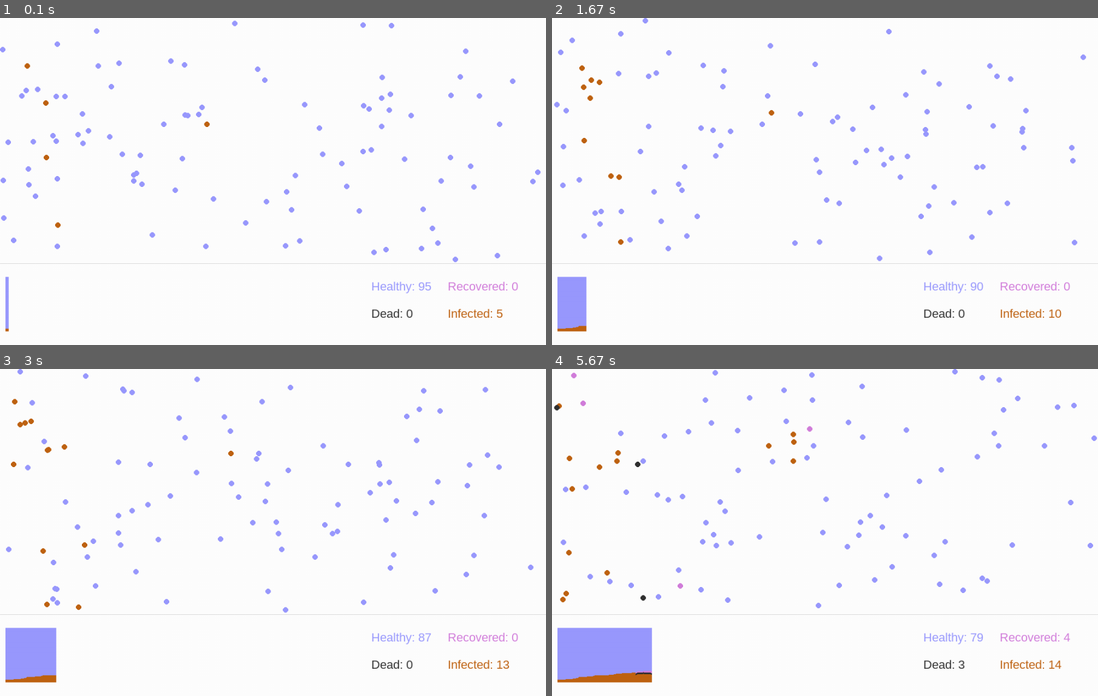
Above: before the commit, frames 1-4 (two rows, left to right).
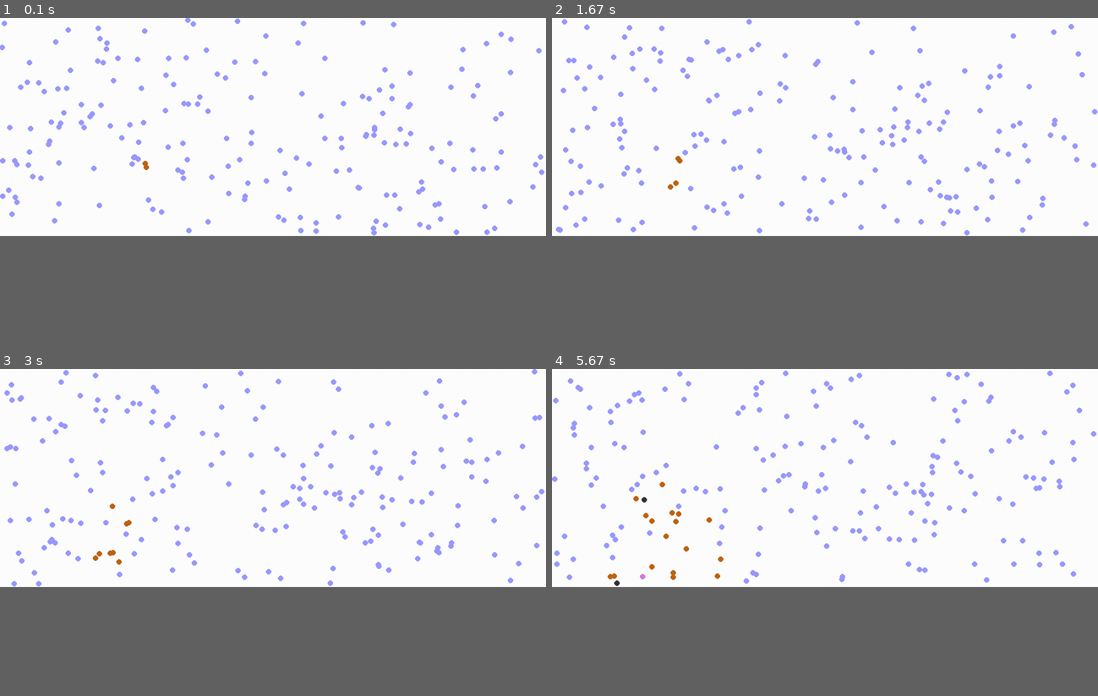
Above: after the commit, the same moments.

Repository: dansarno/pygame-pandemic-simulation
Game: pygame game, started from animation/animation.py
Same seed, same stepped clock (60 frames per second), same inputs: the game is played once before the commit and once after it.
Inputs:
- Up to frame 1 (0.1 s): no input
- Up to frame 2 (1.67 s): no input
- Up to frame 3 (3 s): no input
- Up to frame 4 (5.67 s): no input
In our replay, the window is 900x540 before the commit and 900x360 after it. These sizes can differ from the game's own. Grey fills any space a smaller window leaves; there, only what the larger window draws over its background counts as a difference.

The runs differ from the first frame. In frame 1, 4.9% of the frame differs, in the area x 0-100%, y 0-96%; in frame 2, 5.7%; in frame 3, 6.3%; in frame 4, 7.8%.

Commit message:
Added the ability to toggle on and off display elements

Diff:
--- a/animation/animation.py
+++ b/animation/animation.py
@@ -6,7 +6,7 @@
 import numpy as np
 
 
-def render_plot(people, origin, frame):
+def render_plot(people, frame, configurations):
     """
     Renders live scrolling plot on screen.
 
@@ -14,10 +14,10 @@
     ----------
     people : People object
         The population whose statistics are to be plotted.
-    origin : list
-        Pixel coordinates, i.e. [x, y], of the top left corner of the plot area.
     frame : int
         The moment in time - as a frame number - at which the plot should be displayed.
+    configurations : dict
+        Configuration dictionary from yaml file.
 
     Returns
     -------
@@ -27,18 +27,19 @@
     delta_y = 0
     counts = list(people.stats.values())
     rounded_counts = tools.round_to_total(counts, total=100)
-    for count, colours in zip(rounded_counts, list(configs['appearance']['people'].items())):
+    for count, colours in zip(rounded_counts, list(configurations['appearance']['people'].items())):
         if count == 0:
             continue
         pygame.draw.rect(screen,
                          colours[1],
-                         ((origin[0] + frame) // 2, origin[1] + delta_y,
+                         ((configurations['appearance']['origins']['plot'][0] + frame) // 2,
+                          configurations['appearance']['origins']['plot'][1] + delta_y,
                           1, count),
                          0)
         delta_y += count
 
 
-def render_population(people, origin):
+def render_population(people, configurations):
     """
     Renders live simulation to screen. Note: origin parameter is currently unused.
 
@@ -46,8 +47,8 @@
     ----------
     people : People object
         The population whose simulation is to be displayed.
-    origin : list
-        Pixel coordinates, i.e. [x, y], of the top left corner of the simulation area.
+    configurations : dict
+        Configuration dictionary from yaml file.
 
     Returns
     -------
@@ -57,30 +58,30 @@
     for i, person in enumerate(people.persons):
         if person.status == health.healthy:
             pygame.draw.circle(screen,
-                               configs['appearance']['people']['healthy_colour'],
+                               configurations['appearance']['people']['healthy_colour'],
                                tuple(person.pos.astype(int)),
-                               configs['people']['radius'])
+                               configurations['people']['radius'])
 
         if person.status == health.infected:
             pygame.draw.circle(screen,
-                               configs['appearance']['people']['infected_colour'],
+                               configurations['appearance']['people']['infected_colour'],
                                tuple(person.pos.astype(int)),
-                               configs['people']['radius'])
+                               configurations['people']['radius'])
 
         if person.status == health.recovered:
             pygame.draw.circle(screen,
-                               configs['appearance']['people']['recovered_colour'],
+                               configurations['appearance']['people']['recovered_colour'],
                                tuple(person.pos.astype(int)),
-                               configs['people']['radius'])
+                               configurations['people']['radius'])
 
         if person.days_dead < health.dead.frame_limit and person.status == health.dead:
             pygame.draw.circle(screen,
-                               configs['appearance']['people']['dead_colour'],
+                               configurations['appearance']['people']['dead_colour'],
                                tuple(person.pos.astype(int)),
-                               configs['people']['radius'])
+                               configurations['people']['radius'])
 
 
-def render_text(people, origin):
+def render_text(people, configurations):
     """
     Renders live text updates of the population statistics to screen.
 
@@ -88,8 +89,8 @@
     ----------
     people : People object
         The population whose statistics are to be displayed.
-    origin : list
-        Pixel coordinates, i.e. [x, y], of the top left corner of the text area.
+    configurations : dict
+        Configuration dictionary from yaml file.
 
     Returns
     -------
@@ -98,17 +99,20 @@
     """
     # Cover text area
     pygame.draw.rect(screen,
-                     configs['appearance']['background']['bg_colour'],
-                     (650, 460, configs['environment']['dimensions'][0] - 460,
-                      configs['environment']['dimensions'][1] - 400),
+                     configurations['appearance']['background']['bg_colour'],
+                     (650, configurations['environment']['dimensions'][1] + 5,
+                      configurations['environment']['dimensions'][0] - 650,
+                      150),
                      0)
     i = 0
     j = 0
-    for stat, colours in zip(list(people.stats.items()), list(configs['appearance']['people'].items())):
+    for stat, colours in zip(list(people.stats.items()), list(configurations['appearance']['people'].items())):
         text = font.render(f"{stat[0]}: {stat[1]}".capitalize(),
                            True,
                            colours[1])
-        screen.blit(text, (origin[0] + (i * 140), (origin[1] + (j * 50))))
+        screen.blit(text,
+                    (configurations['appearance']['origins']['text'][0] + (i * 140),
+                     (configurations['appearance']['origins']['text'][1] + (j * 50))))
         if i == 1:
             i = 0
             j += 1
@@ -118,24 +122,28 @@
 
 if __name__ == '__main__':
 
+    pygame.init()
     configs = tools.load_yaml('config.yaml')
-
-    pygame.init()
-    # Set up the drawing window
-    screen = pygame.display.set_mode(configs['environment']['dimensions'])
     # set the pygame window name
     pygame.display.set_caption('Pandemic Simulation')
-
     font = pygame.font.SysFont(configs['appearance']['text']['font'], configs['appearance']['text']['size'])
 
+    area_for_plots_and_text = np.zeros(2, dtype=int)
+    if configs['appearance']['show']['plot'] or configs['appearance']['show']['text']:
+        area_for_plots_and_text = np.array([0, 130])
+
+    # Set up the drawing window
+    screen = pygame.display.set_mode(configs['environment']['dimensions'] + area_for_plots_and_text)
+
     # Create environment object
-    our_world = environment.Area(np.array(configs['environment']['dimensions']) - np.array([0, 150]))
+    our_world = environment.Area(np.array(configs['environment']['dimensions']))
     # Create a population for our environment
     our_population = population.People(our_world,
                                        configs['people']['number'],
-                                       configs['people']['initially_infected'])
-    our_population.populate(configs['people']['radius'],
-                            configs['people']['age_range'])
+                                       configs['people']['initially_infected'],
+                                       configs['people']['radius'],
+                                       configs['people']['age_range']
+                                       )
 
     screen.fill(configs['appearance']['background']['bg_colour'])
 
@@ -152,23 +160,34 @@
         # Fill the background with the background colour
         pygame.draw.rect(screen,
                          configs['appearance']['background']['bg_colour'],
-                         (0, 0, configs['environment']['dimensions'][0], configs['environment']['dimensions'][1] - 125),
+                         (0,
+                          0,
+                          configs['environment']['dimensions'][0],
+                          configs['environment']['dimensions'][1] + 5),  # 5 pixels buffer
                          0)
 
-        # Draw line between simulation and the plot
-        pygame.draw.rect(screen,
-                         (220, 220, 220),
-                         (0, configs['environment']['dimensions'][1] - 150, configs['environment']['dimensions'][0], 1),
-                         0)
+        if configs['appearance']['show']['plot'] or configs['appearance']['show']['text']:
+            # Draw line between simulation and the plot
+            pygame.draw.rect(screen,
+                             (220, 220, 220),
+                             (0,
+                              configs['environment']['dimensions'][1],
+                              configs['environment']['dimensions'][0], 1),
+                             0)
 
         # Update positions and characteristics of each person in the population
         our_population.update(configs['pandemic']['at_risk_age'], configs['pandemic']['collision_detection'])
         our_population.test_population()
 
-        render_population(our_population, [0, 0])
+        render_population(our_population, configs)
         if not our_population.infection_free:
-            render_plot(our_population, [20, 475], frame_number)
-            render_text(our_population, [680, 480])
+            if configs['appearance']['show']['plot']:
+                render_plot(our_population,
+                            frame_number,
+                            configs)
+        if configs['appearance']['show']['text']:
+            render_text(our_population,
+                        configs)
 
         # Flip the display
         pygame.display.flip()
--- a/animation/config.yaml
+++ b/animation/config.yaml
@@ -1,29 +1,36 @@
 pandemic:
-  collision_detection: 'basic'
+  collision_detection: 'selective'
   at_risk_age: 80
 
 environment:
-  dimensions: [1000, 600]
+  dimensions: [1000, 400]
 
 people:
-  number: 100
-  initially_infected: 5
-  radius: 5  # int
+  number: 200
+  initially_infected: 1
+  radius: 5 # int
   age_range: [0, 100]
   healthy:
-    speed: [1, 2]
+    speed: [0.8, 1.4]
     frame_limit: [0, 0]
   infected:
     speed: [0.5, 1.5]
     frame_limit: [250, 350]
   recovered:
-    speed: [1, 2]
+    speed: [0.8, 1.4]
     frame_limit: [0, 0]
   dead:
     speed: [0, 0]
     frame_limit: [200, 250]
 
 appearance:
+  show:
+    plot: no
+    text: no
+  origins:
+    simulation: [0, 0]
+    plot: [20, 420]
+    text: [680, 420]
   people:
     healthy_colour: [153, 153, 255]
     recovered_colour: [211, 126, 220]
--- a/animation/population.py
+++ b/animation/population.py
@@ -1,7 +1,7 @@
 import numpy as np
+import math
 import health
 import tools
-import math
 
 
 class Person:
@@ -182,7 +182,7 @@
 
     """
 
-    def __init__(self, box, n_people, n_infected):
+    def __init__(self, box, n_people, n_infected, size, ages):
         self.n_people = n_people
         self.n_infected = n_infected
         self.box = box
@@ -193,6 +193,9 @@
                       'dead': 0,
                       'infected': self.n_infected
                       }
+
+        # Populate with people...
+        self.populate(size, ages)
 
     def __len__(self):
         """Special method returning the length of the 'persons' attribute i.e. population size"""
